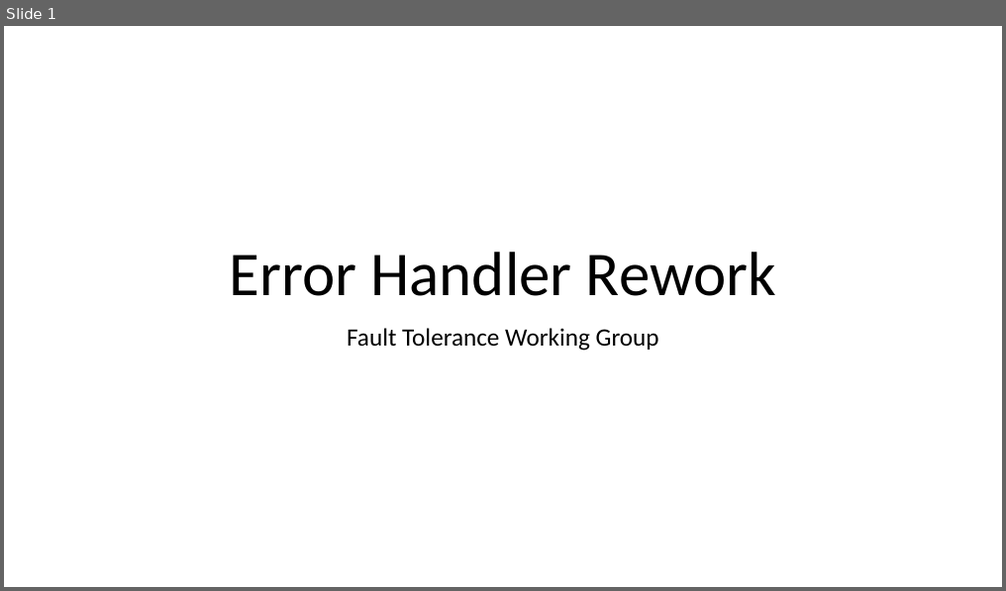
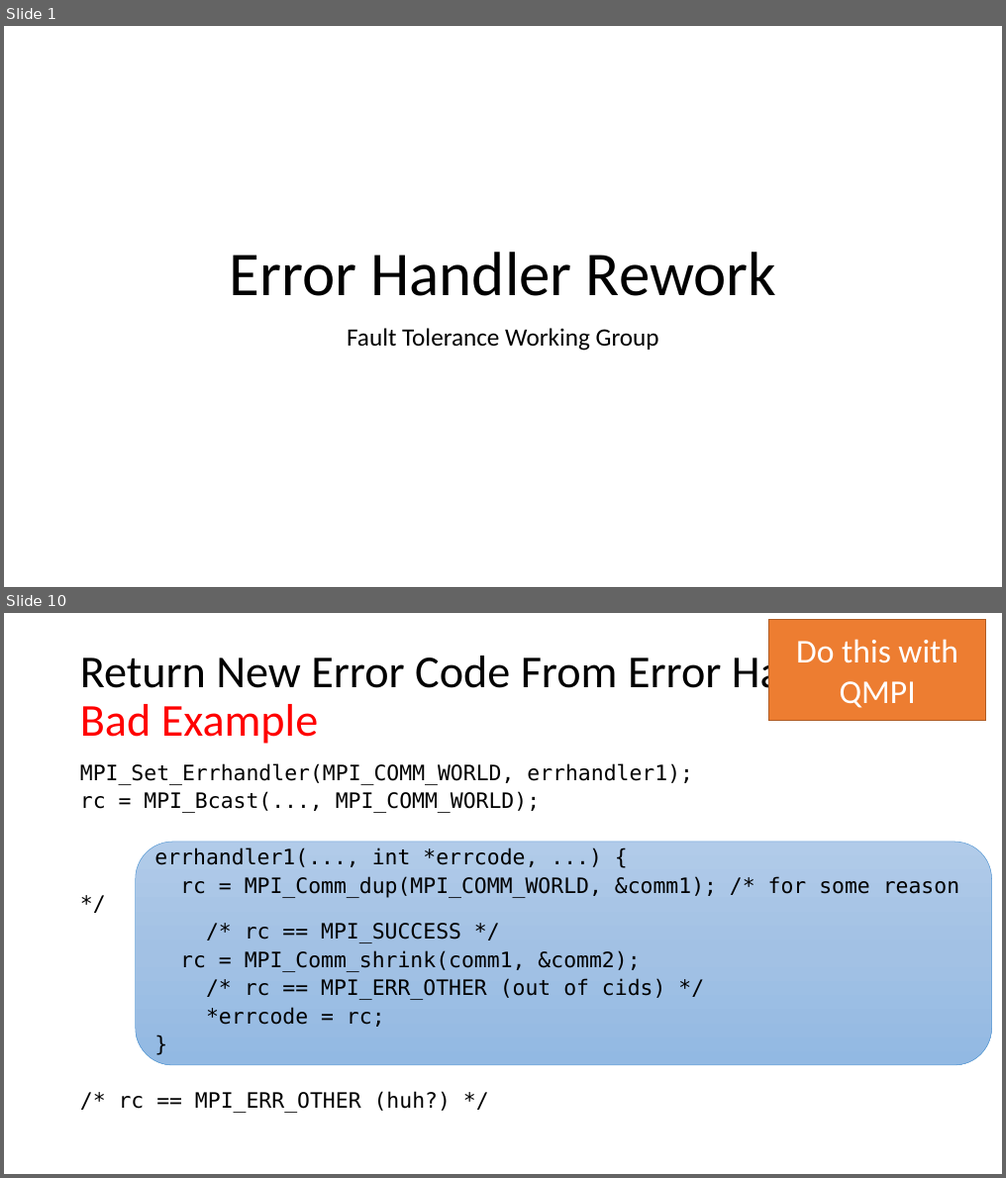
Before and after one commit to mpiwg-ft/ft-issues, a slide deck: slides/2016-06-09 Error Handler Plenary.pptx. Shown one above the other, each under a label of ours: slide 1 before the commit, slides 1 and 10 after it; the slides between them are not shown. The pictures are 1006x591 and 1006x1178 pixels, drawn with LibreOffice and Linux fonts; fonts in the diff are those of the drawing. Boxes give left, top, right and bottom in pixels: in the first picture for what was removed or moved away, otherwise in the second. Text is boxed around its words. In the diff, an @@ line names an element or a change of style, - is before the commit and + after.

```diff
--- a/slides/2016-06-09 Error Handler Plenary.pptx
+++ b/slides/2016-06-09 Error Handler Plenary.pptx
@@ slide 10 added at (4, 613, 1002, 1174), background #FFFFFF @@
@@ rectangle added at (769, 620, 986, 721), fill #ED7D31, outline #AF5C24 1 pt, 32 pt, text #FFFFFF @@
+Do this with QMPI
@@ title added at (80, 649, 879, 744), 44 pt, text #000000 @@
+Return New Error Code From Error Handler
+Bad Example
@@ text added at (80, 763, 959, 1113), 20.4 pt, text #000000 @@
+MPI_Set_Errhandler(MPI_COMM_WORLD, errhandler1);
+rc = MPI_Bcast(..., MPI_COMM_WORLD);
+errhandler1(..., int *errcode, ...) {
+rc = MPI_Comm_dup(MPI_COMM_WORLD, &comm1); /* for some reason */
+/* rc == MPI_SUCCESS */
+rc = MPI_Comm_shrink(comm1, &comm2);
+/* rc == MPI_ERR_OTHER (out of cids) */
+*errcode = rc;
+}
+/* rc == MPI_ERR_OTHER (huh?) */
@@ rounded rectangle added at (136, 842, 992, 1065), fill gradient #B1CBE9 to #A3C1E5 to #93B9E4, outline #5B9BD5 0.5 pt @@
```
Also in this commit, not shown: 8 slides changed, 5 other slides added, 1 slide removed, 1 other file.
